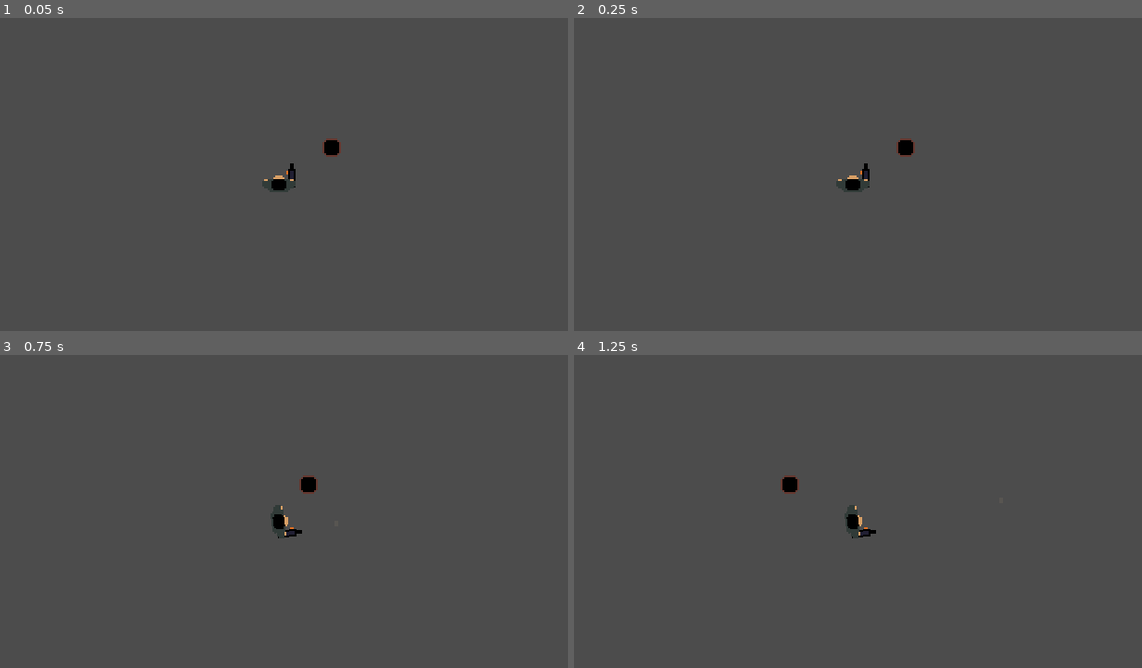
Above: before the commit, frames 1-4 (two rows, left to right).
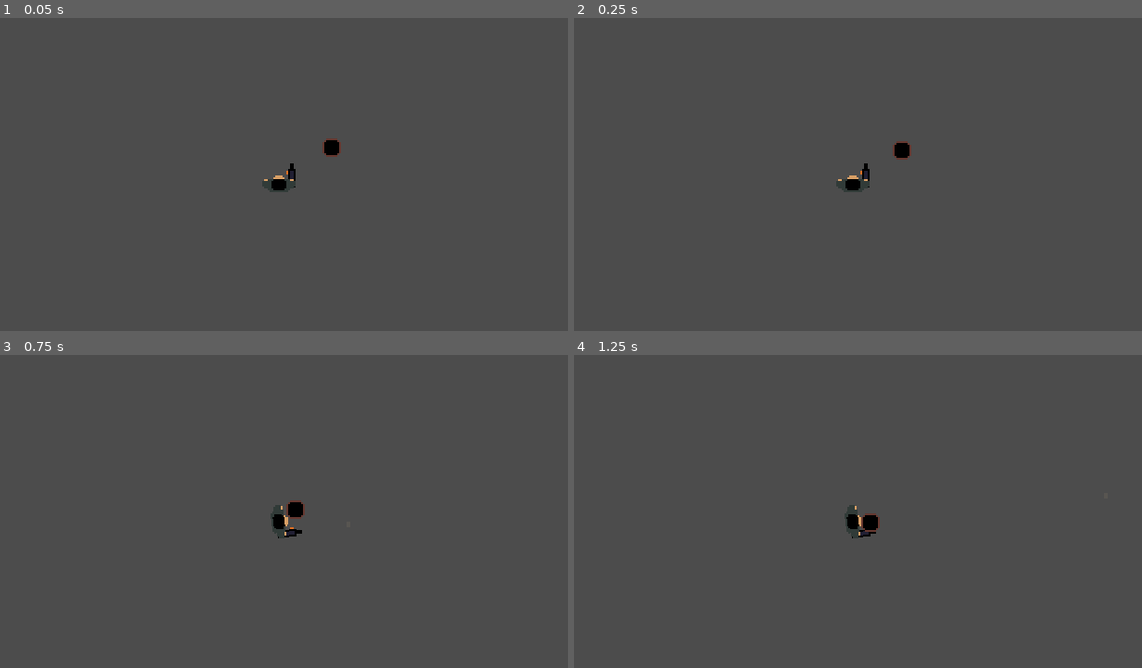
Above: after the commit, the same moments.

Repository: Holayn/swingshoot
Game: Godot game, scene res://world.tscn
Same seed, same stepped clock (60 frames per second), same inputs: the game is played once before the commit and once after it.
Inputs (mouse positions are in pixels of both pictures, inside the frame that each line leads up to):
- Up to frame 1 (0.05 s): no input
- Up to frame 2 (0.25 s): no input
- Up to frame 3 (0.75 s): move the mouse to (408, 505) at 0.52 s; hold D (move_right) from 0.53 s (still down); click (408, 505) at 0.6 s
- Up to frame 4 (1.25 s): keep holding D (move_right)

Frame 1 is identical in both runs. In frame 2, 0.1% of the frame differs, in the area x 56-61%, y 38-46%; in frame 3, 0.3%, in the area x 50-56%, y 38-53%; in frame 4, 0.3%.

Commit message:
enemy disappear when hit by bullet

Diff:
--- a/bullet.tscn
+++ b/bullet.tscn
@@ -7,11 +7,14 @@
 extents = Vector2( 0.963642, 1.47428 )
 
 [node name="bullet" type="Area2D"]
+collision_layer = 16
+collision_mask = 14
 script = ExtResource( 2 )
 
 [node name="bullet" type="Sprite" parent="."]
 texture = ExtResource( 1 )
 
 [node name="CollisionShape2D" type="CollisionShape2D" parent="."]
+visible = false
 position = Vector2( 0, -0.54228 )
 shape = SubResource( 1 )
--- /dev/null
+++ b/enemy.gd
@@ -0,0 +1,30 @@
+extends KinematicBody2D
+
+const accel = 100
+export var speed = 25
+
+var velocity = Vector2.ZERO
+
+var state = null
+
+func _physics_process(delta):
+	match state:
+		Enums.CHASE:
+			chase_state(delta)
+
+	if ($player_detect.can_detect_player()):
+		state = Enums.CHASE
+
+func chase_state(delta):
+	var to_player = Vector2.ZERO
+	if $player_detect.player:
+		to_player = global_position.direction_to($player_detect.player.global_position).normalized()
+	else:
+		state = null
+
+	velocity = velocity.move_toward((to_player * speed)/2, accel * delta)
+
+	velocity = move_and_slide(velocity)
+
+func _on_hurtbox_registered_hit(area):
+	queue_free()
--- a/enemy.tscn
+++ b/enemy.tscn
@@ -1,15 +1,44 @@
-[gd_scene load_steps=3 format=2]
+[gd_scene load_steps=8 format=2]
 
 [ext_resource path="res://sprites/enemy-v1.png" type="Texture" id=1]
+[ext_resource path="res://player_detect.tscn" type="PackedScene" id=2]
+[ext_resource path="res://enemy.gd" type="Script" id=3]
+[ext_resource path="res://hurtbox.tscn" type="PackedScene" id=5]
+
+[sub_resource type="CircleShape2D" id=3]
+radius = 5.24731
 
 [sub_resource type="CapsuleShape2D" id=1]
 radius = 5.38937
 height = 0.0
 
+[sub_resource type="CircleShape2D" id=2]
+radius = 197.448
+
 [node name="enemy" type="KinematicBody2D"]
+collision_layer = 8
+collision_mask = 31
+script = ExtResource( 3 )
+
+[node name="hurtbox" parent="." instance=ExtResource( 5 )]
+collision_layer = 8
+collision_mask = 22
+
+[node name="CollisionShape2D2" type="CollisionShape2D" parent="hurtbox"]
+shape = SubResource( 3 )
 
 [node name="enemy-v1" type="Sprite" parent="."]
 texture = ExtResource( 1 )
 
 [node name="CollisionShape2D" type="CollisionShape2D" parent="."]
+visible = false
 shape = SubResource( 1 )
+
+[node name="player_detect" parent="." instance=ExtResource( 2 )]
+collision_layer = 0
+collision_mask = 2
+
+[node name="CollisionShape2D2" type="CollisionShape2D" parent="player_detect"]
+visible = false
+shape = SubResource( 2 )
+[connection signal="registered_hit" from="hurtbox" to="." method="_on_hurtbox_registered_hit"]
--- /dev/null
+++ b/enums.gd
@@ -0,0 +1,7 @@
+extends Node
+
+enum {
+	IDLE = 0,
+	WANDER = 1,
+	CHASE = 2,
+}
--- a/gun.tscn
+++ b/gun.tscn
@@ -15,4 +15,3 @@
 
 [node name="fire_direction" type="Position2D" parent="."]
 position = Vector2( 0, -4.875 )
-[connection signal="projectile_fire" from="." to="." method="_on_gun_projectile_fire"]
--- /dev/null
+++ b/hitbox.tscn
@@ -0,0 +1,5 @@
+[gd_scene format=2]
+
+[node name="hitbox" type="Area2D"]
+
+[node name="CollisionShape2D" type="CollisionShape2D" parent="."]
--- /dev/null
+++ b/hurtbox.gd
@@ -0,0 +1,7 @@
+extends Area2D
+
+signal registered_hit
+
+func _on_hurtbox_area_entered(area):
+	print("HIqasdfa")
+	emit_signal("registered_hit", area)
--- /dev/null
+++ b/hurtbox.tscn
@@ -0,0 +1,9 @@
+[gd_scene load_steps=2 format=2]
+
+[ext_resource path="res://hurtbox.gd" type="Script" id=1]
+
+[node name="hurtbox" type="Area2D"]
+script = ExtResource( 1 )
+
+[node name="CollisionShape2D" type="CollisionShape2D" parent="."]
+[connection signal="area_entered" from="." to="." method="_on_hurtbox_area_entered"]
--- a/player.gd
+++ b/player.gd
@@ -6,16 +6,13 @@
 var move_dir = Vector2.ZERO
 var velocity = Vector2.ZERO
 var speed = 100
-const ACCEL = 600
+const ACCEL = 100
 const FRICTION = 500
 
 var equipped_weapon
 
 func _ready():
 	equip_weapon(gun)
-
-func test():
-	print("asdf")
 
 func _process(delta):
 	controls_process(delta)
@@ -34,8 +31,17 @@
 	move_dir.y = Input.get_action_strength("move_down") - Input.get_action_strength("move_up")
 	move_dir = move_dir.normalized()
 
-#	if Input.is_action_just_pressed("lclick"):
-#		use_weapon()
+	if Input.is_action_just_pressed("lclick"):
+		use_weapon()
+
+func _input(event):
+	if event is InputEventMouseMotion:
+		var center_x = ProjectSettings.get_setting("display/window/size/width")/2
+		var center_y = ProjectSettings.get_setting("display/window/size/height")/2
+
+		var angle = atan2(get_viewport().get_mouse_position().y - center_y, get_viewport().get_mouse_position().x - center_x);
+
+		rotation = angle + deg2rad(90);
 
 func equip_weapon(weapon):
 	var weapon_instance = weapon.instance()
--- a/player.tscn
+++ b/player.tscn
@@ -8,6 +8,8 @@
 height = 10.2423
 
 [node name="player" type="KinematicBody2D"]
+collision_layer = 2
+collision_mask = 29
 script = ExtResource( 2 )
 
 [node name="ysort" type="YSort" parent="."]
--- /dev/null
+++ b/player_detect.gd
@@ -0,0 +1,12 @@
+extends Area2D
+
+var player = null
+
+func can_detect_player():
+	return player != null
+
+func _on_player_detect_body_entered(body):
+	player = body
+
+func _on_player_detect_body_exited(body):
+	player = null
--- /dev/null
+++ b/player_detect.tscn
@@ -0,0 +1,10 @@
+[gd_scene load_steps=2 format=2]
+
+[ext_resource path="res://player_detect.gd" type="Script" id=1]
+
+[node name="player_detect" type="Area2D"]
+script = ExtResource( 1 )
+
+[node name="CollisionShape2D" type="CollisionShape2D" parent="."]
+[connection signal="body_entered" from="." to="." method="_on_player_detect_body_entered"]
+[connection signal="body_exited" from="." to="." method="_on_player_detect_body_exited"]
--- a/project.godot
+++ b/project.godot
@@ -18,6 +18,10 @@
 config/name="Swingshoot"
 run/main_scene="res://world.tscn"
 config/icon="res://icon.png"
+
+[autoload]
+
+Enums="*res://enums.gd"
 
 [display]
 
@@ -81,6 +85,14 @@
  ]
 }
 
+[layer_names]
+
+2d_physics/layer_1="world"
+2d_physics/layer_2="player"
+2d_physics/layer_3="ally"
+2d_physics/layer_4="enemy"
+2d_physics/layer_5="objects"
+
 [physics]
 
 2d/default_gravity_vector=Vector2( 0, 0 )
--- a/projectile_ctrl.gd
+++ b/projectile_ctrl.gd
@@ -1,3 +1,5 @@
+#Projectiles should not be placed as children of the parent that created them
+#as parent positioning will directly affect the projectiles
 extends Node
 
 func _on_projectile_fire(instance):
--- a/world.gd
+++ b/world.gd
@@ -1,16 +1,3 @@
 extends Node
 
 var state
-
-func _input(event):
-	if event is InputEventMouseButton:
-		if event.button_index == BUTTON_LEFT and event.pressed:
-			$ysort/player.use_weapon()
-
-	elif event is InputEventMouseMotion:
-		var center_x = ProjectSettings.get_setting("display/window/size/width")/2
-		var center_y = ProjectSettings.get_setting("display/window/size/height")/2
-
-		var angle = atan2(get_viewport().get_mouse_position().y - center_y, get_viewport().get_mouse_position().x - center_x);
-
-		$ysort/player.rotation = angle + deg2rad(90);
--- a/world.tscn
+++ b/world.tscn
@@ -22,5 +22,6 @@
 
 [node name="enemy" parent="ysort" instance=ExtResource( 4 )]
 position = Vector2( 127.5, 73.5 )
+speed = 100
 
 [node name="projectile_ctrl" parent="ysort" instance=ExtResource( 2 )]
